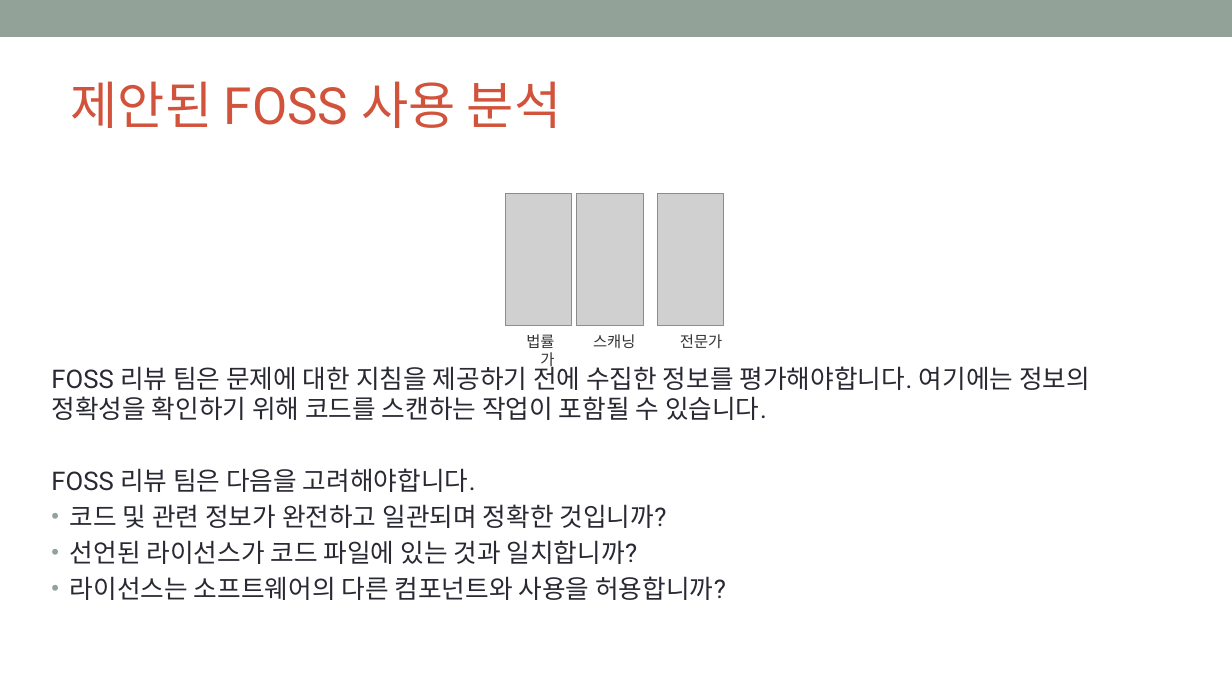
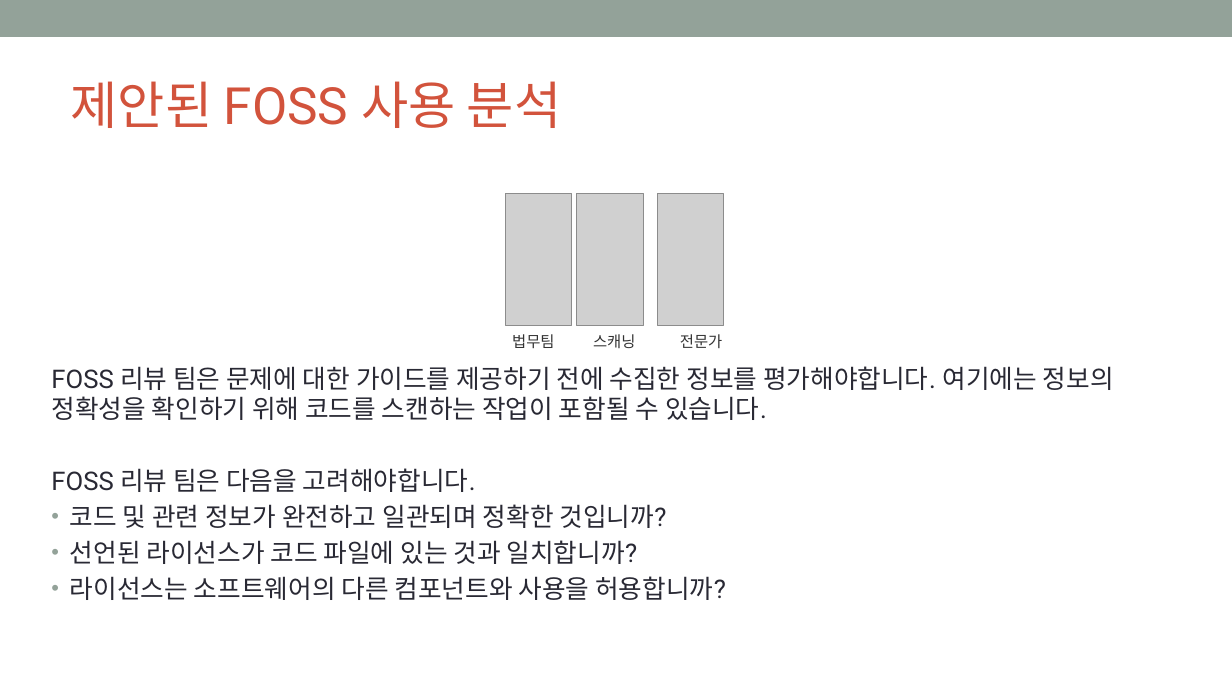
Before and after one commit to OpenChain-KWG/Curriculum-Translation-KR, a slide deck: slide 47 of target/slides/openchain-curriculum-for-1-1.pptx. Drawn at 1232x693 pixels with LibreOffice and Linux fonts; fonts in the diff are those of the drawing; grey boxes stand for pictures; background and template pictures are left out. Boxes give left, top, right and bottom in pixels: in the first picture for what was removed or moved away, otherwise in the second. Text is boxed around its words. In the diff, an @@ line names an element or a change of style, - is before the commit and + after.

```diff
--- a/target/slides/openchain-curriculum-for-1-1.pptx
+++ b/target/slides/openchain-curriculum-for-1-1.pptx
@@ text at (512,334,554,348): text changed @@
-법률가
+법무팀
@@ text at (51,366,1114,420): text changed @@
-FOSS 리뷰 팀은 문제에 대한 지침을 제공하기 전에 수집한 정보를 평가해야합니다. 여기에는 정보의 정확성을 확인하기 위해 코드를 스캔하는 작업이 포함될 수 있습니다.
+FOSS 리뷰 팀은 문제에 대한 가이드를 제공하기 전에 수집한 정보를 평가해야합니다. 여기에는 정보의 정확성을 확인하기 위해 코드를 스캔하는 작업이 포함될 수 있습니다.
```
Also in this commit, not shown: 10 other slides changed, 8 other files.
